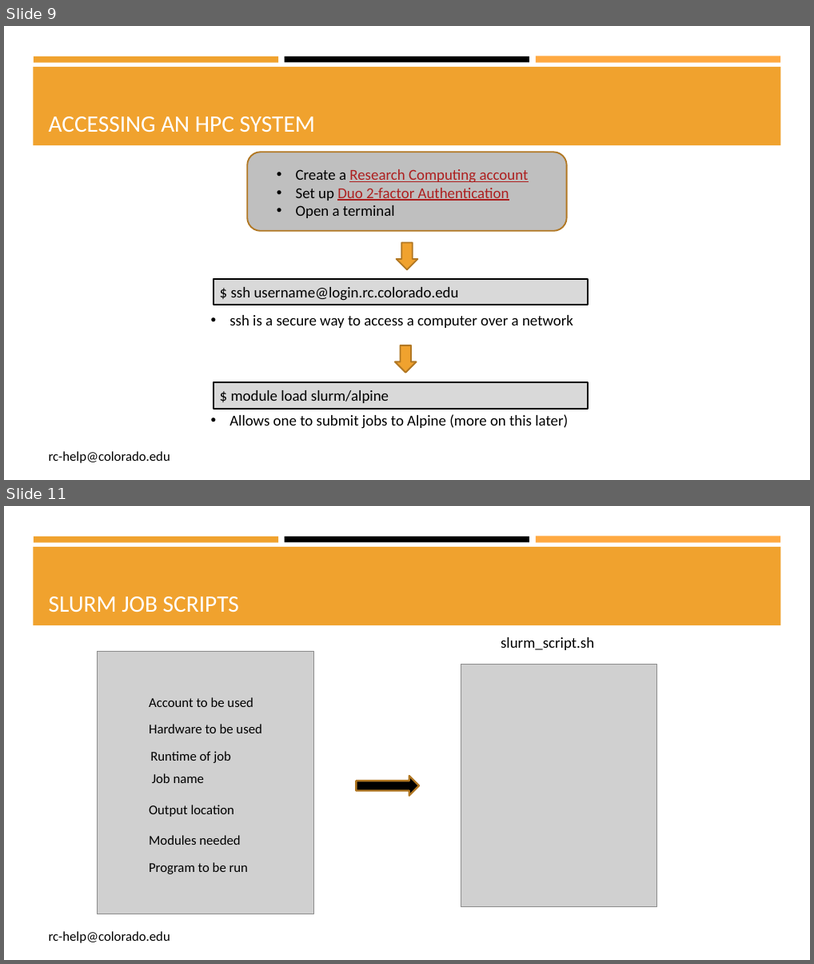
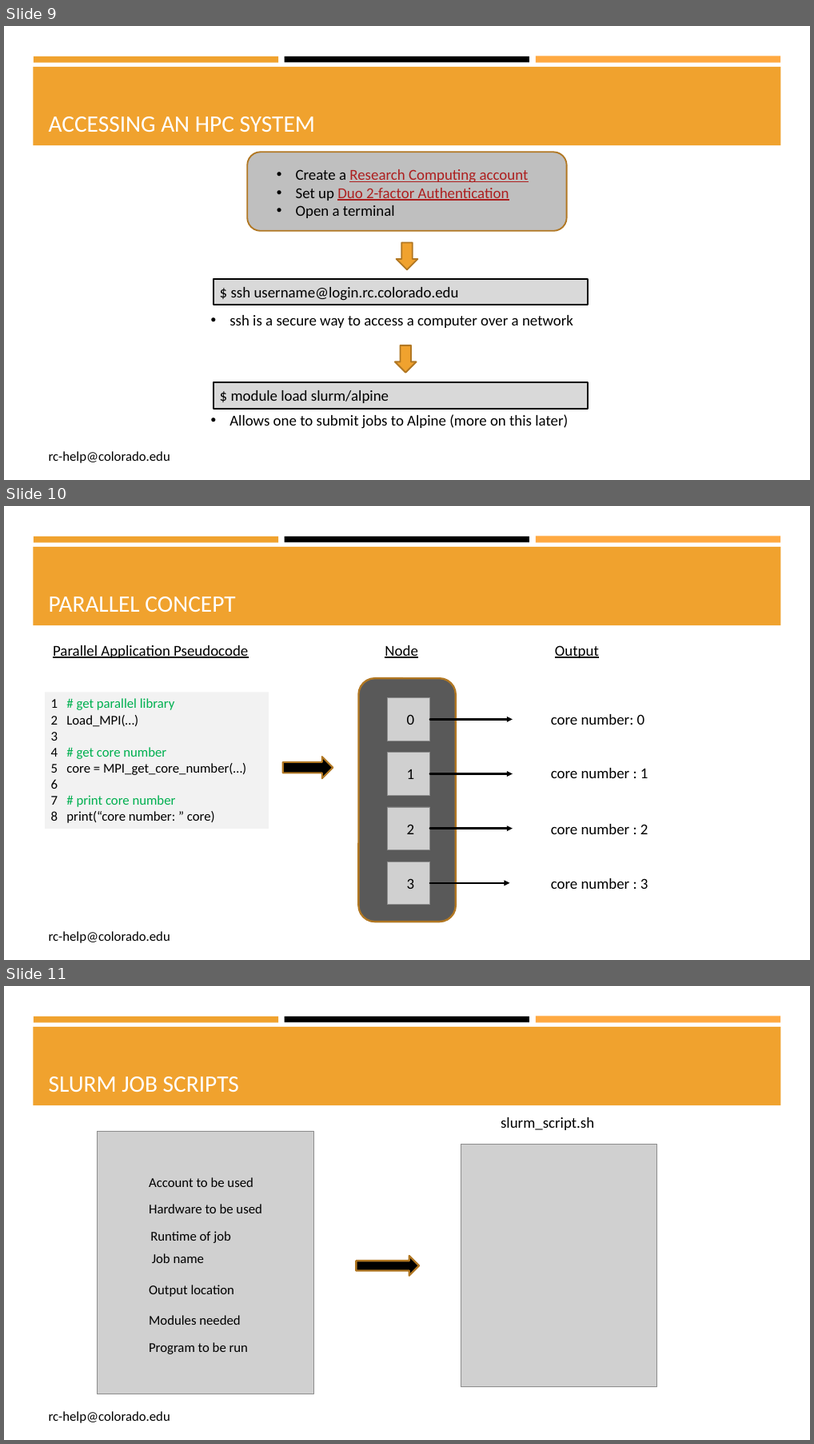
Before and after one commit to b-reyes/Presentations, a slide deck: CU_presentation/CU_boulder_presentation.pptx. Shown one above the other, each under a label of ours: slides 9 and 11 before the commit, slides 9, 10 and 11 after it; the slides between them are not shown. The pictures are 814x964 and 814x1444 pixels, drawn with LibreOffice and Linux fonts; fonts in the diff are those of the drawing; grey boxes stand for pictures. Boxes give left, top, right and bottom in pixels: in the first picture for what was removed or moved away, otherwise in the second. Text is boxed around its words. In the diff, an @@ line names an element or a change of style, - is before the commit and + after.

```diff
--- a/CU_presentation/CU_boulder_presentation.pptx
+++ b/CU_presentation/CU_boulder_presentation.pptx
@@ slide 10 added at (4,506,810,960), background #FFFFFF; not listed: 4 template elements that a slide beside it also shows @@
@@ title added at (49,596,235,612), 28 pt, text #FFFFFF @@
+PARALLEL CONCEPT
@@ text added at (53,645,248,658), 18 pt, text #000000, underline @@
+Parallel Application Pseudocode
@@ text added at (385,645,418,658), 18 pt, text #000000, underline @@
+Node
@@ text added at (555,645,599,658), 18 pt, text #000000, underline @@
+Output
@@ rectangle added at (45,692,269,828), fill #F2F2F2, 16 pt, text #000000 @@
+1 # get parallel library
+2 Load_MPI(…)
+3
+4 # get core number
+5 core = MPI_get_core_number(…)
+6
+7 # print core number
+8 print(“core number: ” core)
@@ rounded rectangle added at (359,679,457,922), fill #595959, outline #B27822 2.25 pt @@
@@ picture added at (387,698,430,740) @@
@@ text added at (407,714,415,724), 18 pt, text #000000 @@
+0
@@ arrow added from (430, 719) to (513, 719), #000000 2.25 pt @@
@@ text added at (551,714,646,724), 18 pt, text #000000 @@
+core number: 0
@@ right arrow added at (283,756,333,778), fill #000000, outline #B27822 2 pt @@
@@ picture added at (387,752,430,795) @@
@@ text added at (407,769,415,779), 18 pt, text #000000 @@
+1
@@ text added at (551,768,649,778), 18 pt, text #000000 @@
+core number : 1
@@ arrow added from (430, 774) to (513, 774), #000000 2.25 pt @@
@@ picture added at (387,807,430,850) @@
@@ text added at (407,824,415,834), 18 pt, text #000000 @@
+2
@@ arrow added from (430, 828) to (513, 828), #000000 2.25 pt @@
@@ text added at (551,824,649,834), 18 pt, text #000000 @@
+core number : 2
@@ picture added at (387,861,430,904) @@
@@ text added at (407,878,415,888), 18 pt, text #000000 @@
+3
@@ arrow added from (430, 883) to (510, 883), #000000 2.25 pt @@
@@ text added at (551,878,649,888), 18 pt, text #000000 @@
+core number : 3
@@ text added at (49,931,170,943), 16 pt, text #000000 @@
+rc-help@colorado.edu
```
Also in this commit, not shown: 4 slides changed, 3 other slides added.
